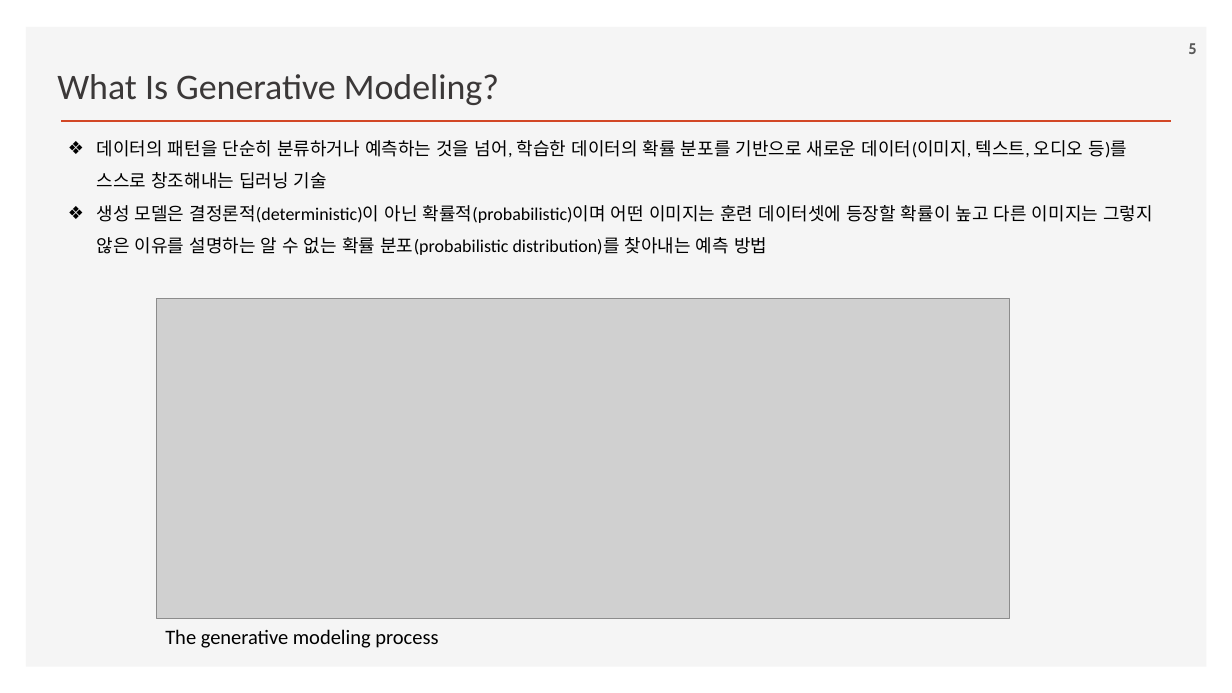
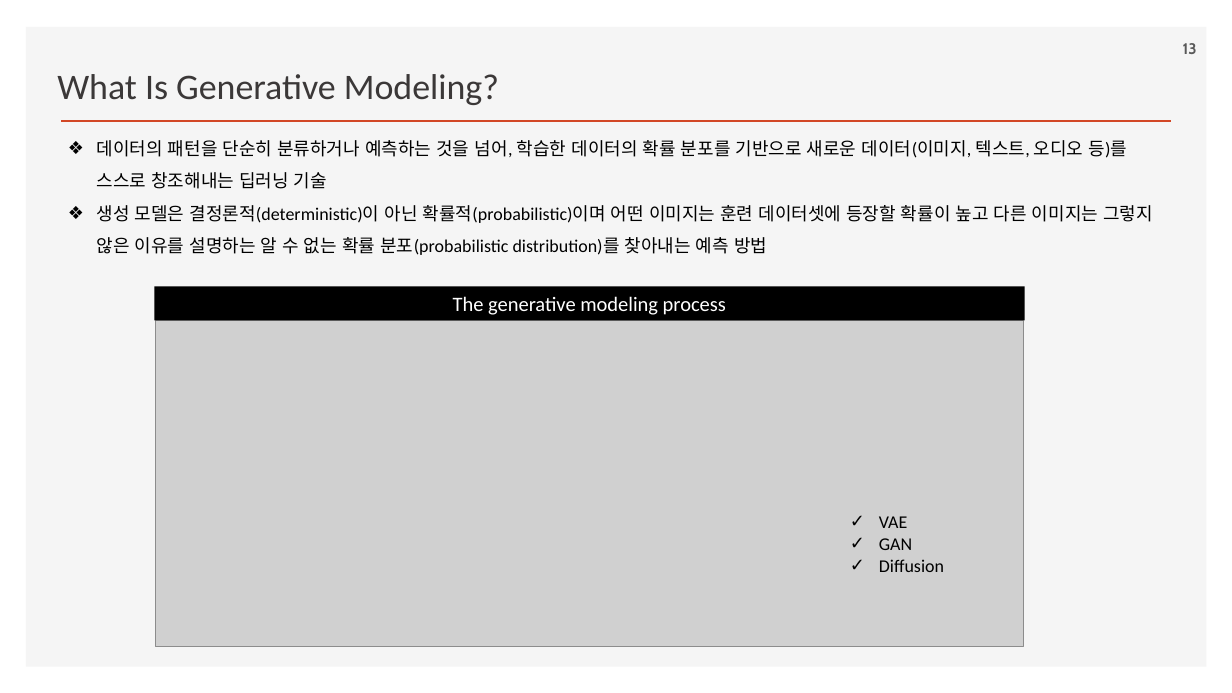
Before and after one commit to ancestor9/2026_Fall_Generative-Deep-Learning, a slide deck: slide 13 of Chapter 01 Generative Deep Learning.pptx (slide 5 before the commit). Drawn at 1232x693 pixels with LibreOffice and Linux fonts; fonts in the diff are those of the drawing; grey boxes stand for pictures; background and template pictures are left out. Boxes give left, top, right and bottom in pixels: in the first picture for what was removed or moved away, otherwise in the second. Text is boxed around its words. In the diff, an @@ line names an element or a change of style, - is before the commit and + after.

```diff
--- a/Chapter 01 Generative Deep Learning.pptx
+++ b/Chapter 01 Generative Deep Learning.pptx
@@ page number at bbox=[1183, 43, 1197, 54]: text changed @@
-5
+13
@@ rectangle "The generative modeling process": place and size @@
-rectangle "The generative modeling process" at bbox=[165, 629, 438, 648]
+rectangle "The generative modeling process" at bbox=[154, 287, 1025, 321]
@@ rectangle "The generative modeling process" at bbox=[154, 287, 1025, 321]: text colour #000000 to #FFFFFF; alignment left to centre; fill none to #000000 @@
@@ picture: place and size @@
-picture at bbox=[156, 299, 1010, 618]
+picture at bbox=[155, 321, 1024, 647]
@@ text added at bbox=[879, 516, 944, 572], 14 pt, text #000000 @@
+✓ VAE
+✓ GAN
+✓ Diffusion
```
Also in this commit, not shown: 1 other slide changed, 8 slides added.
